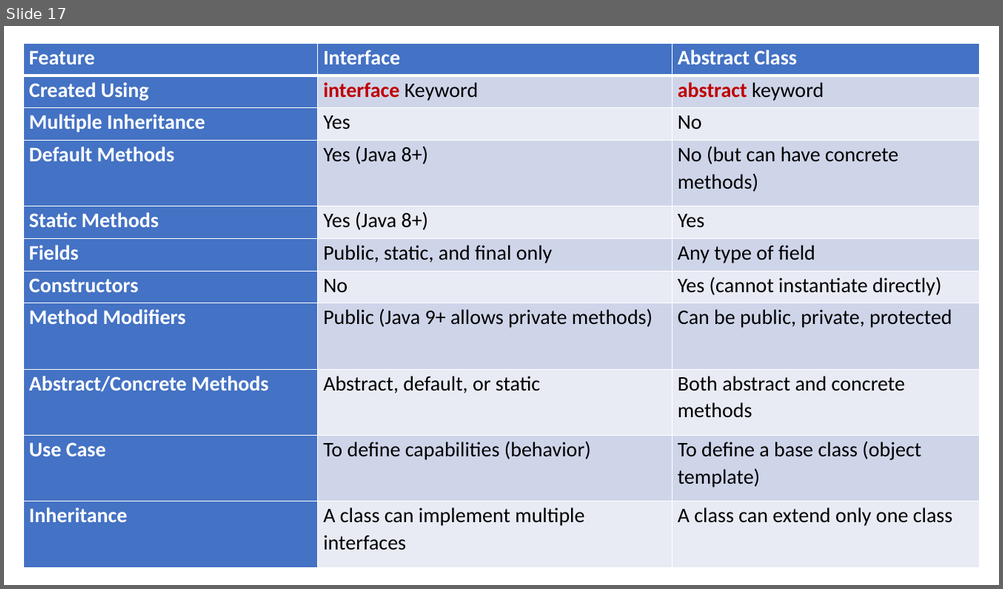
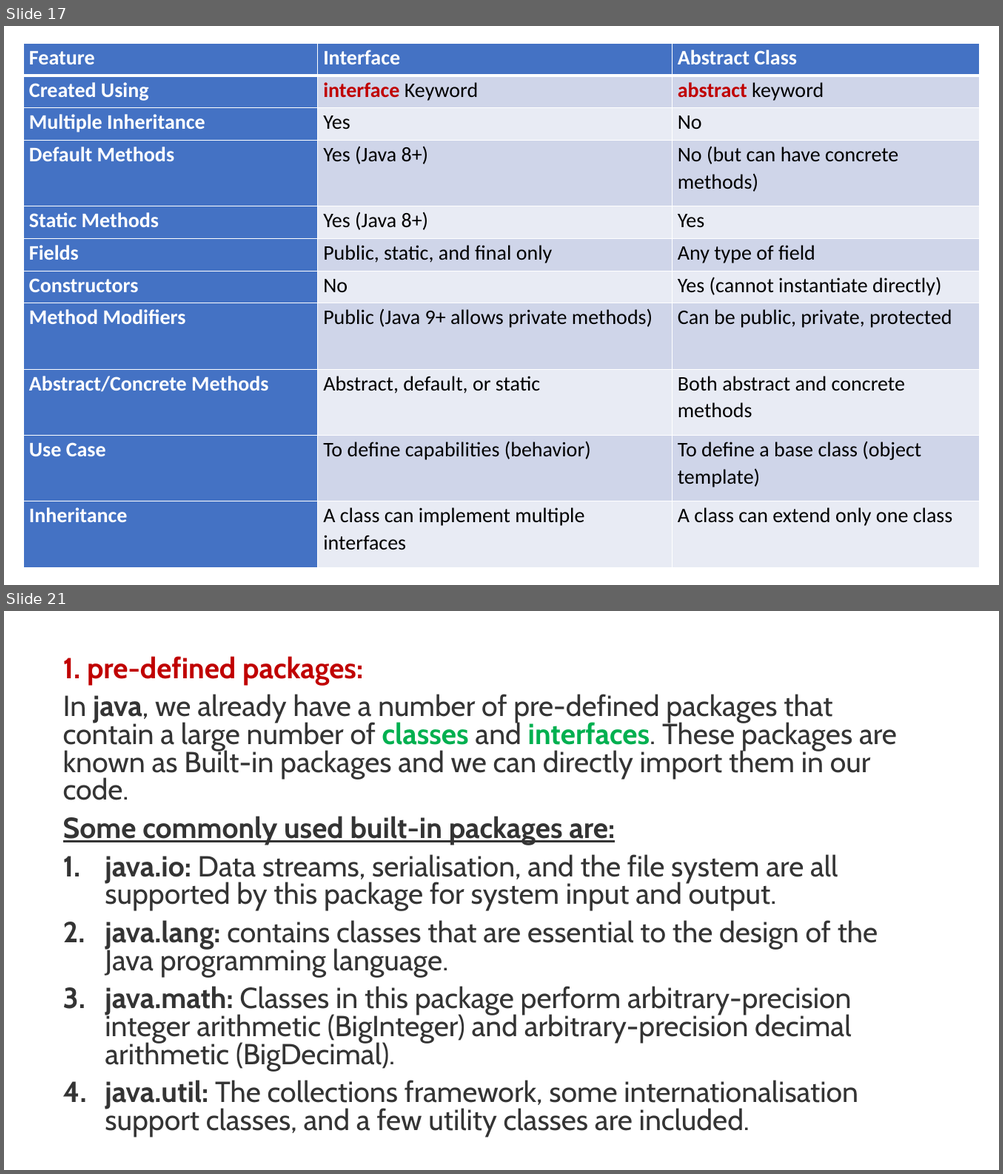
Before and after one commit to PRAMOD-VISHNU-NAIK/MCA-2nd-Sem-Shridevi-College, a slide deck: Theory Class-Notes/Complete Syllabus and Notes/Module-3 Interfaces and Packages.pptx. Shown one above the other, each under a label of ours: slide 17 before the commit, slides 17 and 21 after it; the slides between them are not shown. The pictures are 1003x589 and 1003x1174 pixels, drawn with LibreOffice and Linux fonts; fonts in the diff are those of the drawing. Boxes give left, top, right and bottom in pixels: in the first picture for what was removed or moved away, otherwise in the second. Text is boxed around its words. In the diff, an @@ line names an element or a change of style, - is before the commit and + after.

```diff
--- a/Theory Class-Notes/Complete Syllabus and Notes/Module-3 Interfaces and Packages.pptx
+++ b/Theory Class-Notes/Complete Syllabus and Notes/Module-3 Interfaces and Packages.pptx
@@ slide 21 added at [4,611,999,1170], background #FFFFFF @@
@@ text added at [63,656,896,1110], 28 pt, text #343434 @@
+1. pre-defined packages:
+In java, we already have a number of pre-defined packages that contain a large number of classes and interfaces. These packages are known as Built-in packages and we can directly import them in our code.
+Some commonly used built-in packages are:
+1. java.io: Data streams, serialisation, and the file system are all supported by this package for system input and output.
+2. java.lang: contains classes that are essential to the design of the Java programming language.
+3. java.math: Classes in this package perform arbitrary-precision integer arithmetic (BigInteger) and arbitrary-precision decimal arithmetic (BigDecimal).
+4. java.util: The collections framework, some internationalisation support classes, and a few utility classes are included.
```
Also in this commit, not shown: 1 slide changed, 10 other slides added, 3 slides removed, 3 other files.
